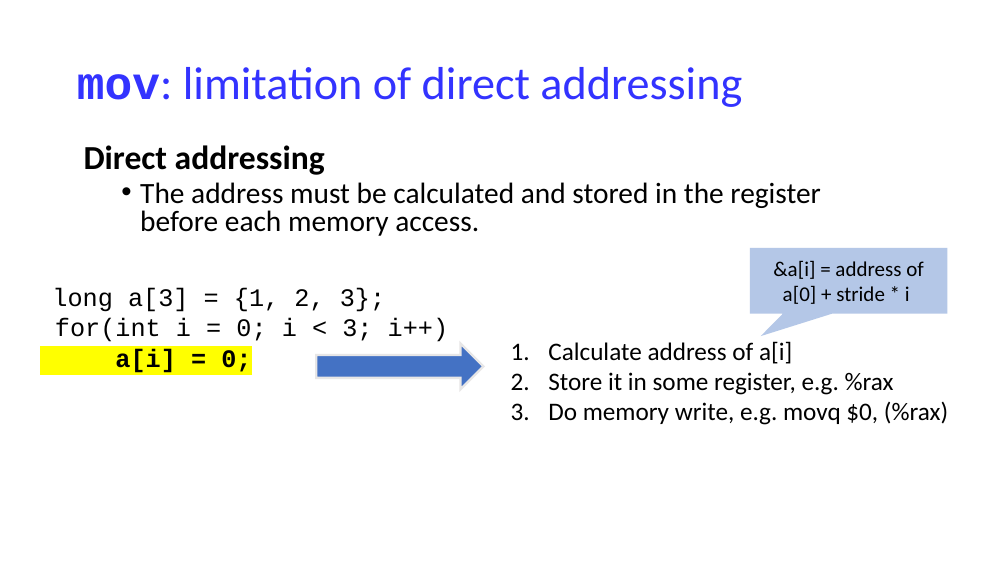
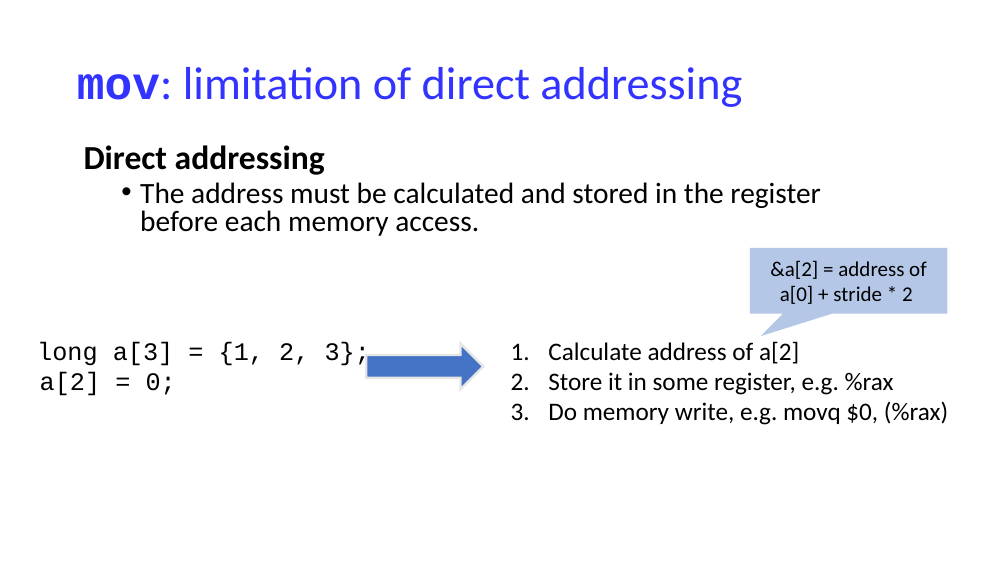
Before and after one commit to NYU-CSO/nyu-cso.github.io, a slide deck: slide 4 of notes/07-Machine_Basics_cont.pptx. Drawn at 1008x567 pixels with LibreOffice and Linux fonts; fonts in the diff are those of the drawing. Boxes give left, top, right and bottom in pixels: in the first picture for what was removed or moved away, otherwise in the second. Text is boxed around its words. In the diff, an @@ line names an element or a change of style, - is before the commit and + after.

```diff
--- a/notes/07-Machine_Basics_cont.pptx
+++ b/notes/07-Machine_Basics_cont.pptx
@@ text in speech box at [770,260,927,304]: text changed @@
-&a[i] = address of a[0] + stride * i
+&a[2] = address of a[0] + stride * 2
@@ text "long a[3] = {1, 2, ...": place and size @@
-text "long a[3] = {1, 2, ..." at [52,288,449,373]
+text "long a[3] = {1, 2, ..." at [37,341,370,396]
@@ right arrow: place and size @@
-right arrow at [316,343,483,389]
+right arrow at [367,343,484,389]
@@ text at [511,341,799,390]: text changed @@
-1. Calculate address of a[i]
+1. Calculate address of a[2]
@@ text at [40,371,176,396]: text changed @@
-for(int i = 0; i < 3; i++)
-a[i] = 0;
+a[2] = 0;
```
Also in this commit, not shown: 6 other slides changed, 1 slide added, 1 other file.
